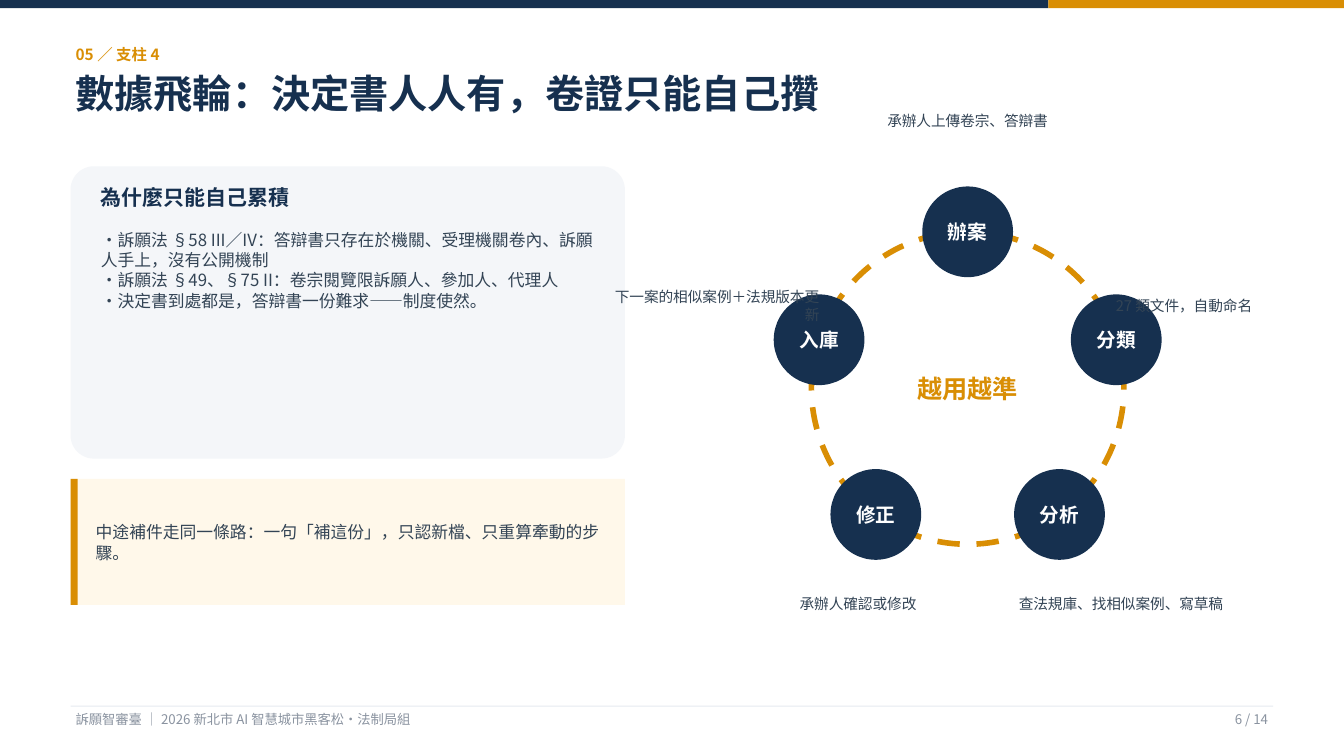
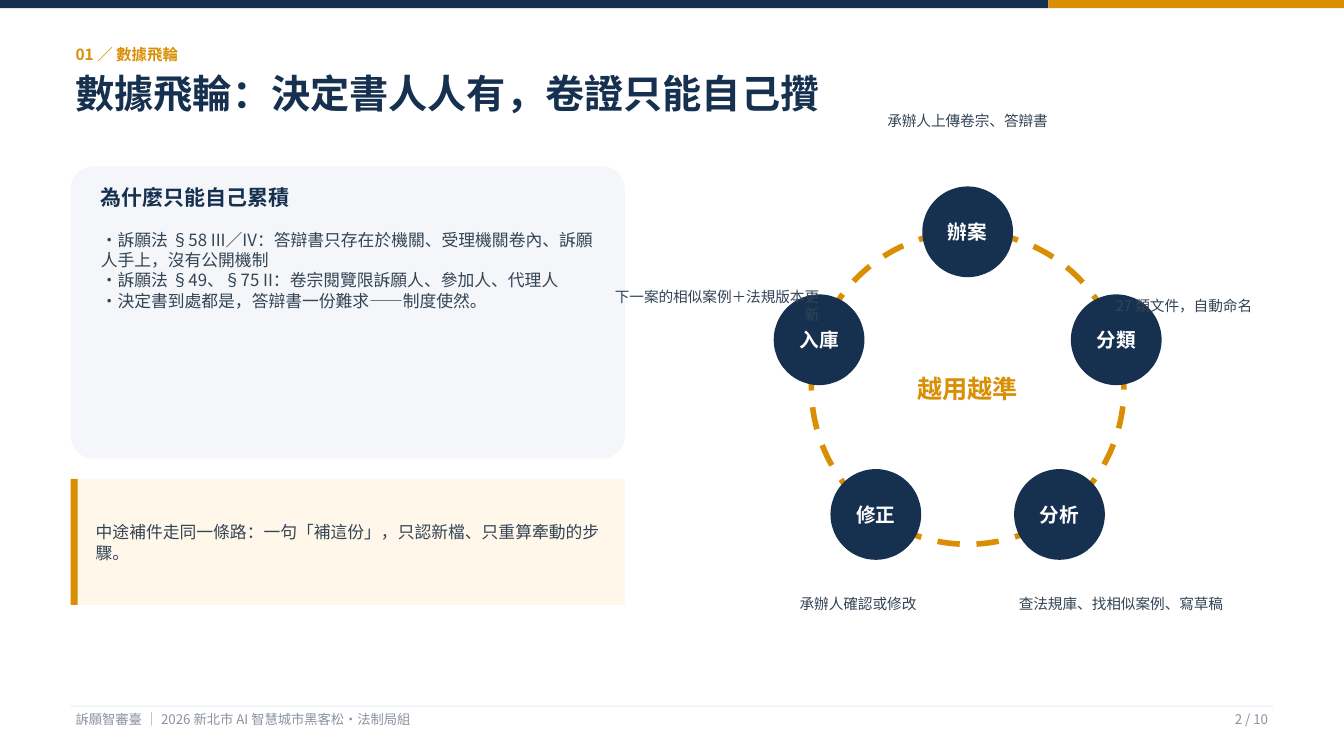
Before and after one commit to KevinMursh/hackathon_wisxxxx, a slide deck: slide 2 of docs/提案/提案簡報-訴願智審臺.pptx (slide 6 before the commit). Drawn at 1344x756 pixels with LibreOffice and Linux fonts; fonts in the diff are those of the drawing. Boxes give left, top, right and bottom in pixels: in the first picture for what was removed or moved away, otherwise in the second. Text is boxed around its words. In the diff, an @@ line names an element or a change of style, - is before the commit and + after.

```diff
--- a/docs/提案/提案簡報-訴願智審臺.pptx
+++ b/docs/提案/提案簡報-訴願智審臺.pptx
@@ text at [76,45,178,65]: text changed @@
-05 ／ 支柱 4
+01 ／ 數據飛輪
@@ text at [1235,714,1268,724]: text changed @@
-6 / 14
+2 / 10
```
Also in this commit, not shown: 7 other slides changed, 4 slides removed, 2 other files.
